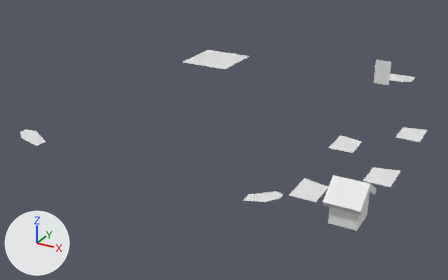
Before and after pictures for a commit that changed the FBX model Assets/_Models/DecorativeElements.fbx.
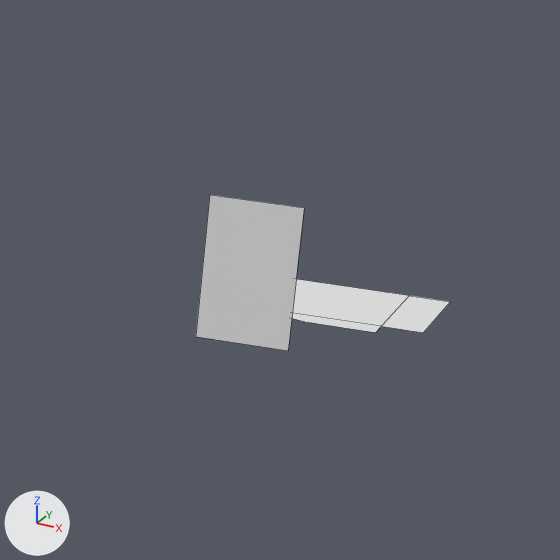
Old and new are each drawn whole from a camera (50 mm lens) standing at (4.51, -10.53, 3.67) and looking at (0.11, -2.52, -0.34) and again close up on the part from 76% to 97% of the width and 10% to 43% of the height. Lighting does not change. The marker at lower left points along +X, +Y and +Z. The close-ups show mesh edges as thin lines. Materials are left out; every surface is plain grey.

Objects in the first close-up: '_Crows.001'.
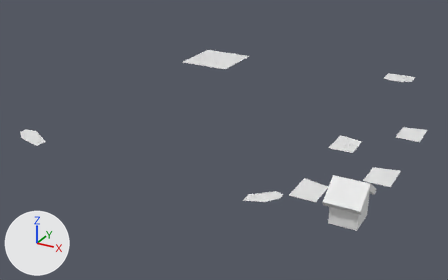
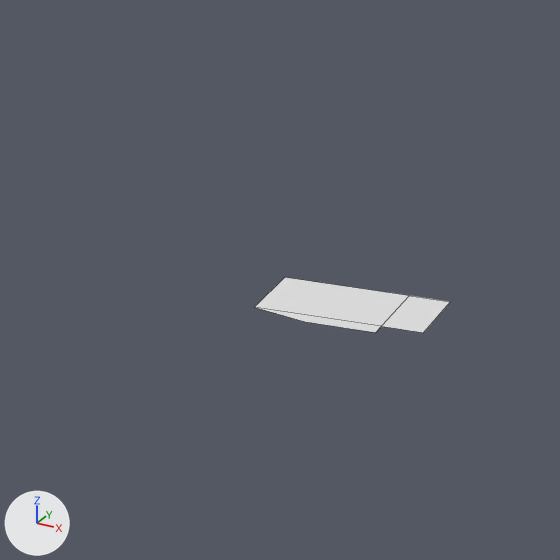
The edits, one by one:
me_crows_001 has 154 vertices, 97 faces and spans x -2.14..3.09, y -4.97..1.09, z 0.03..0.81.
me_crows_001 is used by ob_crows_001; location (0.0, 0.0, 0.0).
me_crows_001 part 1: the loose piece of 4 vertices spanning x 1.96..2.22, y -0.77, z 0.41..0.81 is deleted.

Pixel boxes [x1, y1, x2, y2] of what changed, in the close-ups (560 x 560 px):
'_Crows.001', reshaped
    before: [196, 195, 450, 351]
    after: [255, 277, 450, 333]
part 1 of me_crows_001, deleted
    before: [196, 195, 304, 351]
